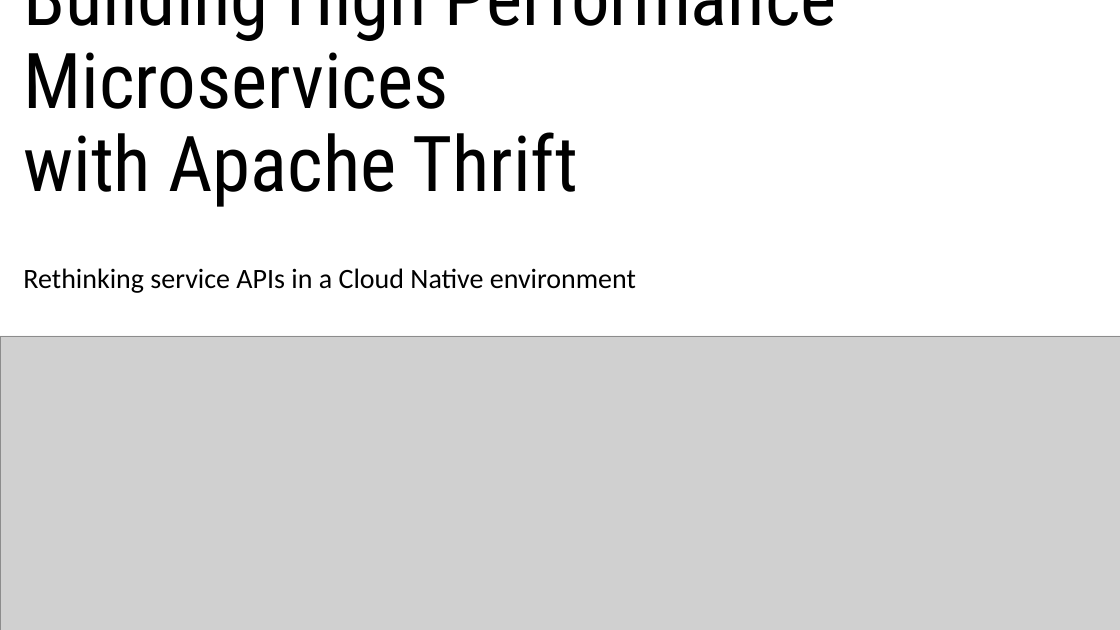
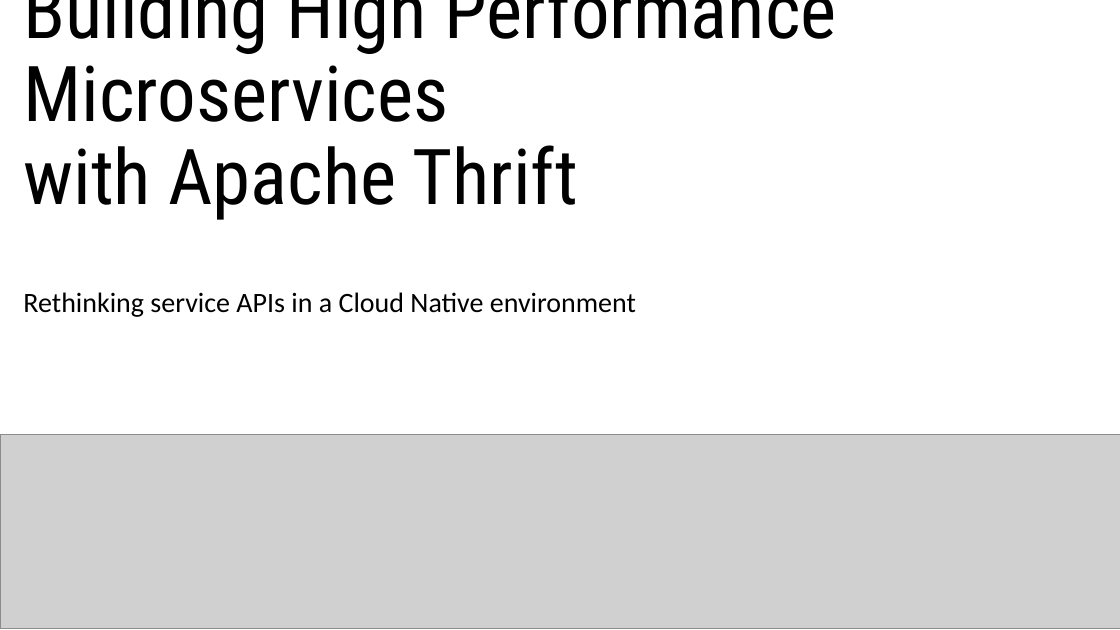
Before and after one commit to RX-M/api-bench, a slide deck: slide 1 of hp-msa-thrift.pptx. Drawn at 1120x630 pixels with LibreOffice and Linux fonts; fonts in the diff are those of the drawing; grey boxes stand for pictures. Boxes give left, top, right and bottom in pixels: in the first picture for what was removed or moved away, otherwise in the second. Text is boxed around its words. In the diff, an @@ line names an element or a change of style, - is before the commit and + after.

```diff
--- a/hp-msa-thrift.pptx
+++ b/hp-msa-thrift.pptx
@@ title "Building High Performance Microservices with ..." rewrapped from [23, 0, 837, 207] to [23, 0, 837, 220] @@
@@ subtitle "Rethinking service APIs in a ...": place and size @@
-subtitle "Rethinking service APIs in a ..." at [23, 268, 636, 293]
+subtitle "Rethinking service APIs in a ..." at [23, 292, 636, 317]
@@ picture: place and size @@
-picture at [0, 336, 1120, 630]
+picture at [0, 434, 1120, 629]
```
Also in this commit, not shown: 4 other slides changed.
